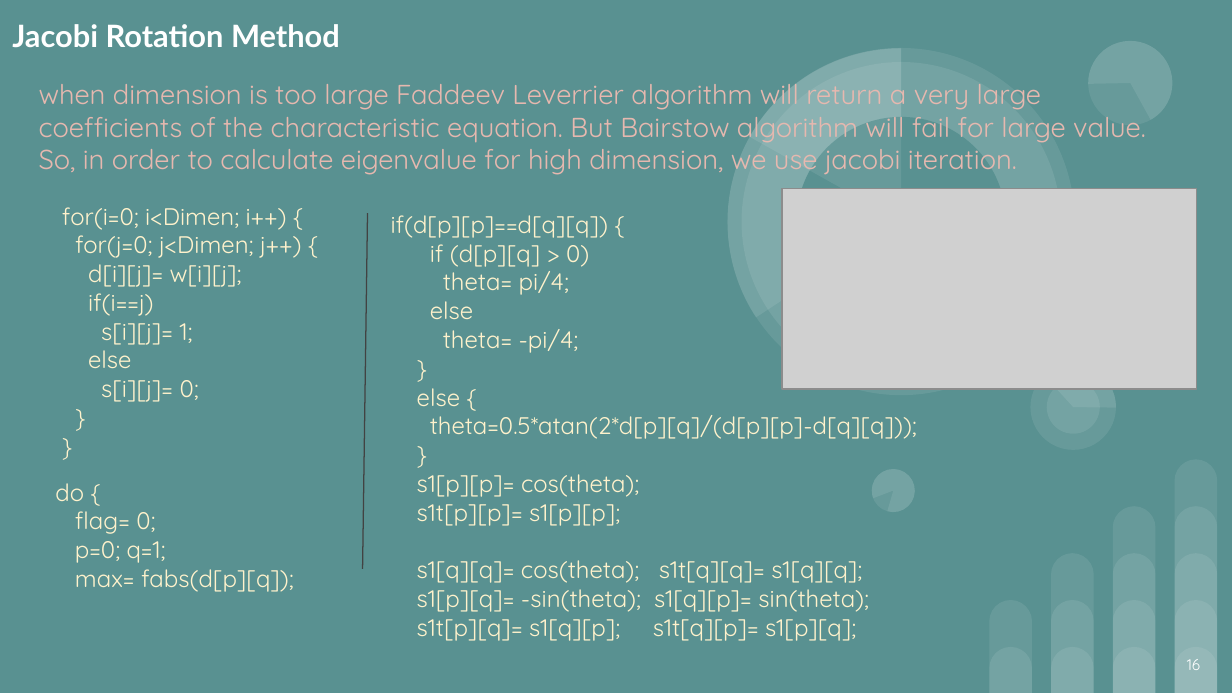
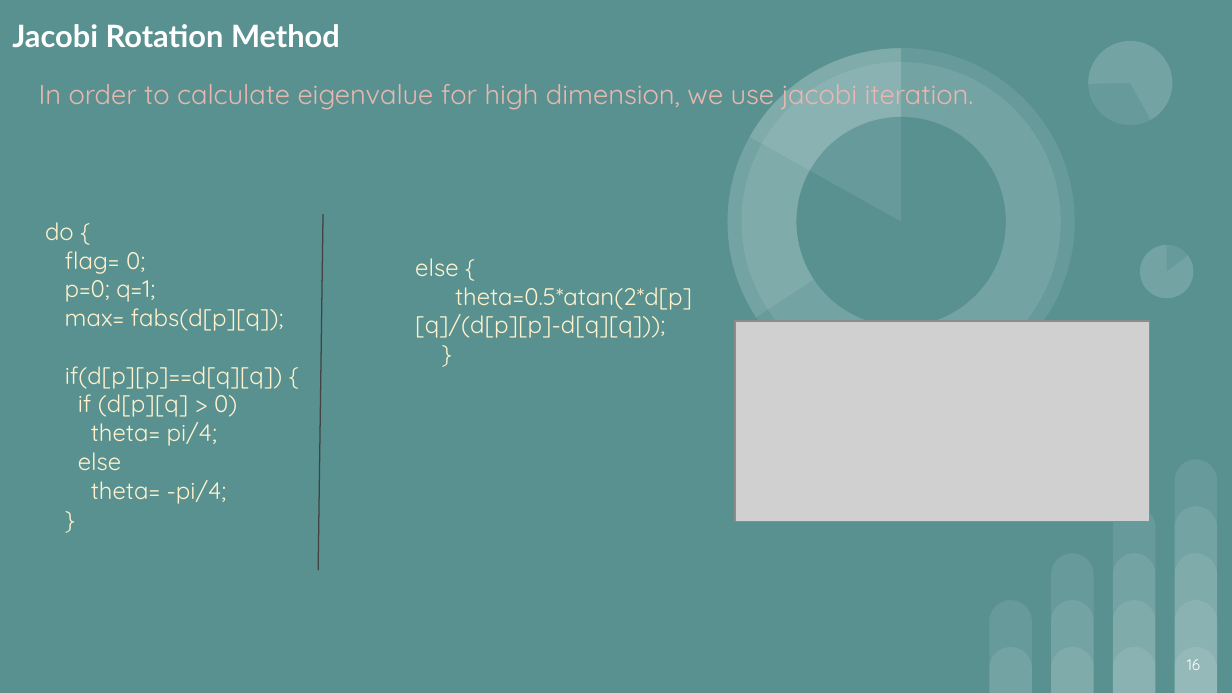
Before and after one commit to Juriez/SPL-1, a slide deck: slide 16 of Final Slide.pptx. Drawn at 1232x693 pixels with LibreOffice and Linux fonts; fonts in the diff are those of the drawing; grey boxes stand for pictures. Boxes give left, top, right and bottom in pixels: in the first picture for what was removed or moved away, otherwise in the second. Text is boxed around its words. In the diff, an @@ line names an element or a change of style, - is before the commit and + after.

```diff
--- a/Final Slide.pptx
+++ b/Final Slide.pptx
@@ subtitle at [39, 76, 974, 110]: text changed @@
-when dimension is too large Faddeev Leverrier algorithm will return a very large coefficients of the characteristic equation. But Bairstow algorithm will fail for large value.
-So, in order to calculate eigenvalue for high dimension, we use jacobi iteration.
+In order to calculate eigenvalue for high dimension, we use jacobi iteration.
@@ text "do {": place and size @@
-text "do {" at [55, 483, 294, 592]
+text "do {" at [45, 222, 284, 504]
@@ text removed at [62, 207, 302, 402] @@
-for(i=0; i<Dimen; i++) {
-for(j=0; j<Dimen; j++) {
-d[i][j]= w[i][j];
-if(i==j)
-s[i][j]= 1;
-else
-s[i][j]= 0;
-}
-}
@@ line moved from (367, 213) - (362, 569) to (323, 214) - (318, 570) @@
@@ text removed at [391, 215, 917, 641] @@
-if(d[p][p]==d[q][q]) {
-if (d[p][q] > 0)
-theta= pi/4;
-else
-theta= -pi/4;
-}
-else {
-theta=0.5*atan(2*d[p][q]/(d[p][p]-d[q][q]));
-}
-s1[p][p]= cos(theta);
-s1t[p][p]= s1[p][p];
-s1[q][q]= cos(theta); s1t[q][q]= s1[q][q];
-s1[p][q]= -sin(theta); s1[q][p]= sin(theta);
-s1t[p][q]= s1[q][p]; s1t[q][p]= s1[p][q];
@@ text added at [415, 258, 692, 338], 14 pt, text #FFF2CC @@
+else {
+theta=0.5*atan(2*d[p][q]/(d[p][p]-d[q][q]));
+}
@@ ellipse at [1140, 245, 1193, 298]: rotation 90 to 0 degrees @@
@@ pie slice (boxed as its full ellipse) at [1140, 245, 1193, 298]: rotation 196 to 0 degrees @@
@@ picture: place and size @@
-picture at [782, 188, 1196, 388]
+picture at [736, 322, 1149, 521]
@@ text at [65, 366, 282, 504]: paragraphs added @@
+if(d[p][p]==d[q][q]) {
+if (d[p][q] > 0)
+theta= pi/4;
+else
+theta= -pi/4;
+}
@@ ellipse removed at [1030, 365, 1115, 450] @@
@@ pie slice (boxed as its full ellipse) removed at [1030, 365, 1115, 450] @@
@@ ellipse removed at [867, 464, 921, 518] @@
```
Also in this commit, not shown: 12 other slides changed, 1 slide added, 4 slides removed.
